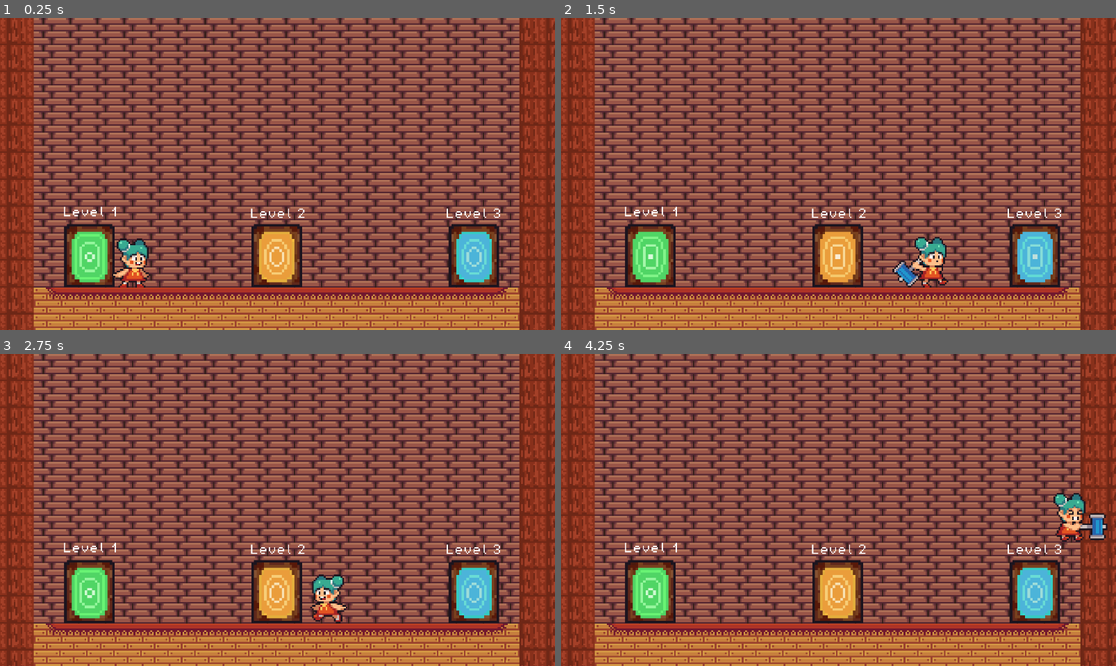
Above: before the commit, frames 1-4 (two rows, left to right).
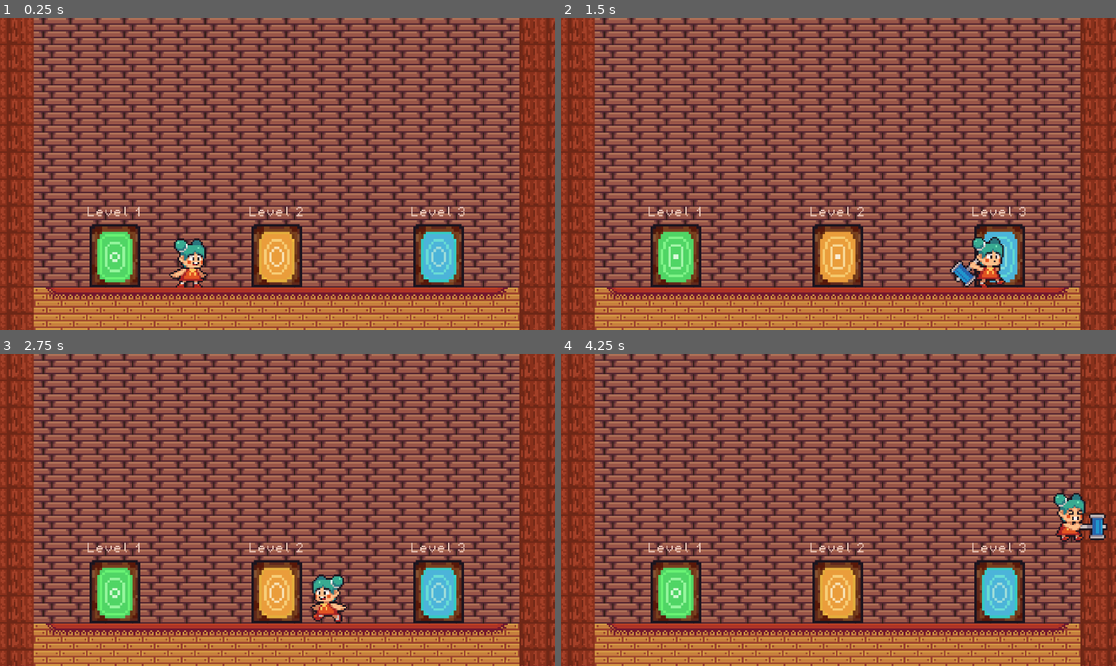
Above: after the commit, the same moments.

Repository: CakeRun/Vaerkstedsuge.github-brug-denne
Game: Godot game, scene res://main scene (start)/main.tscn
Same seed, same stepped clock (60 frames per second), same inputs: the game is played once before the commit and once after it.
Inputs:
- Up to frame 1 (0.25 s): no input
- Up to frame 2 (1.5 s): hold D (move_right) from 0.53 s (still down); tap E (enter) at 0.6 s; tap Space (jump) at 0.77 s; tap X (attack) at 1.35 s
- Up to frame 3 (2.75 s): tap Space (jump) at 1.52 s; tap E (enter) at 1.55, 2.1 s; release D (move_right) at 2.03 s; hold A (move_left) from 2.03 s (still down)
- Up to frame 4 (4.25 s): release A (move_left) at 2.78 s; hold D (move_right) from 2.78 s (still down); tap E (enter) at 2.85, 3.8 s; tap Space (jump) at 3.02, 3.77 s; tap X (attack) at 3.6 s

The runs differ from the first frame. In frame 1, 7.0% of the frame differs, in the area x 11-91%, y 60-87%; in frame 2, 7.2%; in frame 3, 6.1%; in frame 4, 6.1%.

Commit message:
good stuff

Diff:
--- a/GoDot/Player/Player.tscn
+++ b/GoDot/Player/Player.tscn
@@ -129,7 +129,7 @@
 "duration": 1.0,
 "texture": SubResource("AtlasTexture_pwggg")
 }],
-"loop": false,
+"loop": true,
 "name": &"hit",
 "speed": 7.0
 }, {
--- a/GoDot/main scene (start)/main.tscn
+++ b/GoDot/main scene (start)/main.tscn
@@ -86,11 +86,11 @@
 layer_1/tile_data = PackedInt32Array()
 
 [node name="DoorBlue" parent="." instance=ExtResource("2_cbrhr")]
-position = Vector2(117, -19)
+position = Vector2(96, -19)
 scale = Vector2(1.5, 1.5)
 
 [node name="DoorGreen" parent="." instance=ExtResource("4_n2bf1")]
-position = Vector2(-111, -19)
+position = Vector2(-96, -19)
 scale = Vector2(1.5, 1.5)
 
 [node name="Area2D_green_main" type="Area2D" parent="DoorGreen"]
@@ -105,35 +105,38 @@
 position = Vector2(9.53674e-07, -19)
 scale = Vector2(1.5, 1.5)
 
-[node name="Label" type="Label" parent="."]
-offset_left = -127.0
+[node name="Label_level1" type="Label" parent="."]
+offset_left = -113.0
 offset_top = -48.0
-offset_right = -39.0
+offset_right = -25.0
 offset_bottom = -25.0
 scale = Vector2(0.376787, 0.406986)
+theme_override_colors/font_color = Color(0.92056, 0.779182, 0.721443, 1)
 theme_override_fonts/font = ExtResource("6_6cn8s")
 text = "Level 1"
 
-[node name="Label2" type="Label" parent="."]
-offset_left = -16.0
-offset_top = -47.0
-offset_right = 72.0
-offset_bottom = -24.0
+[node name="Label_level2" type="Label" parent="."]
+offset_left = -17.0
+offset_top = -48.0
+offset_right = 71.0
+offset_bottom = -25.0
 scale = Vector2(0.376787, 0.406986)
+theme_override_colors/font_color = Color(0.921569, 0.780392, 0.721569, 1)
 theme_override_fonts/font = ExtResource("6_6cn8s")
 text = "Level 2"
 
-[node name="Label3" type="Label" parent="."]
-offset_left = 100.0
-offset_top = -47.0
-offset_right = 188.0
-offset_bottom = -24.0
+[node name="Label_level3" type="Label" parent="."]
+offset_left = 79.0
+offset_top = -48.0
+offset_right = 167.0
+offset_bottom = -25.0
 scale = Vector2(0.376787, 0.406986)
+theme_override_colors/font_color = Color(0.921569, 0.780392, 0.721569, 1)
 theme_override_fonts/font = ExtResource("6_6cn8s")
 text = "Level 3"
 
 [node name="Player" parent="." instance=ExtResource("3_nkcri")]
-position = Vector2(-84, -2)
+position = Vector2(-50, -1)
 
 [node name="teleport_audio" type="AudioStreamPlayer2D" parent="."]
 stream = ExtResource("7_7jpvn")
